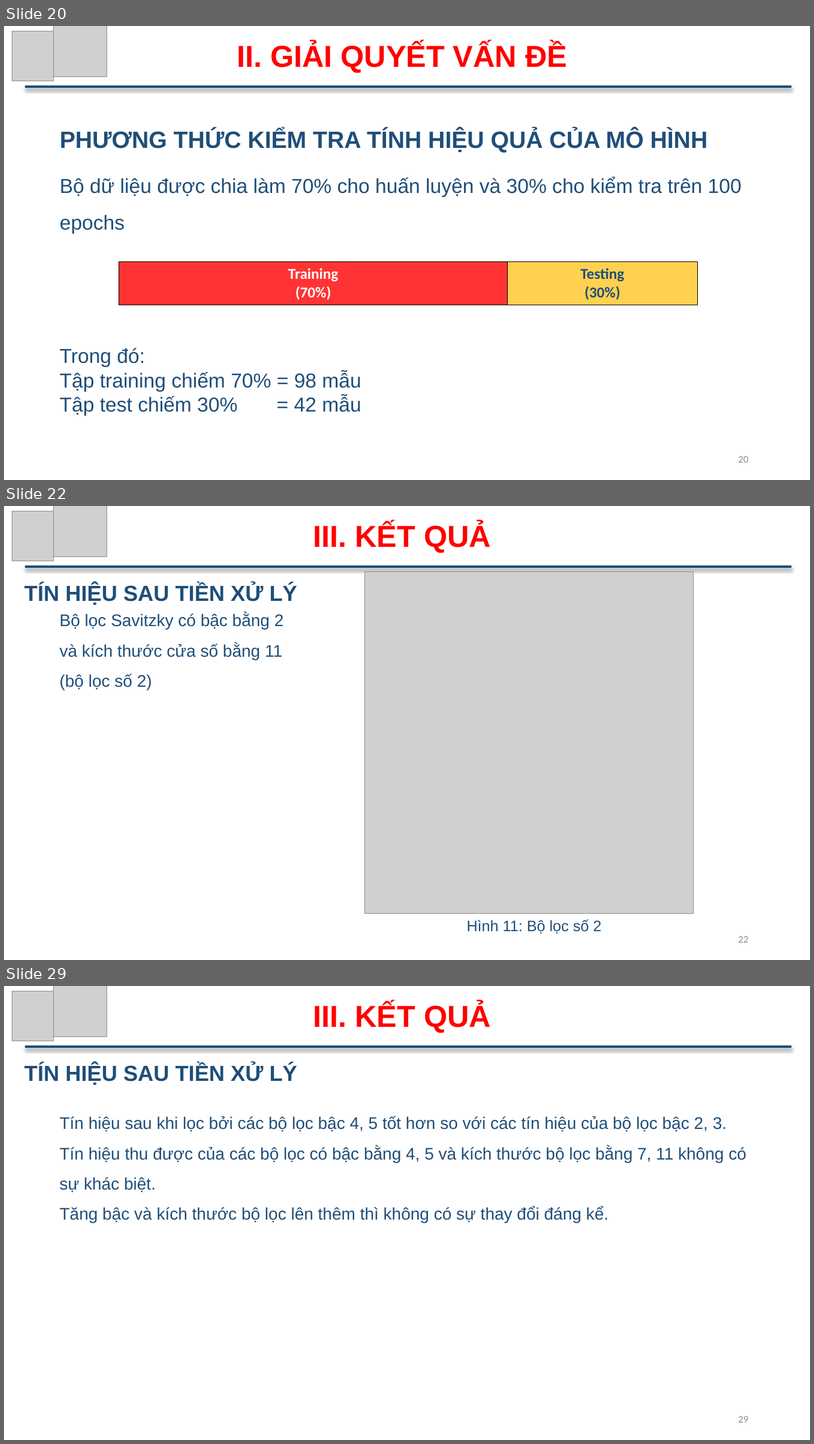
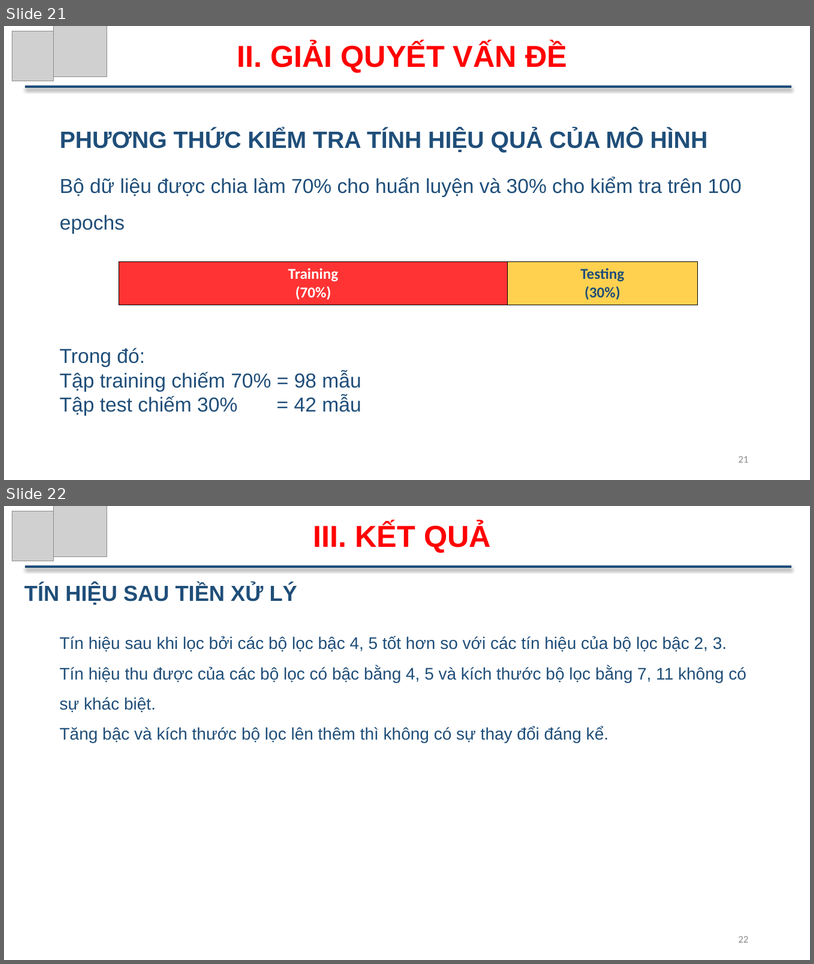
Before and after one commit to ThuTrongNguyen/Thesis, a slide deck: SlideBaoCao_NguyenTrongThu.pptx. Shown one above the other, each under a label of ours: slides 20, 22 and 29 before the commit, slides 21 and 22 after it; the slides between them are not shown. The pictures are 814x1444 and 814x964 pixels, drawn with LibreOffice and Linux fonts; fonts in the diff are those of the drawing; grey boxes stand for pictures. Boxes give left, top, right and bottom in pixels: in the first picture for what was removed or moved away, otherwise in the second. Text is boxed around its words. In the diff, an @@ line names an element or a change of style, - is before the commit and + after.

```diff
--- a/SlideBaoCao_NguyenTrongThu.pptx
+++ b/SlideBaoCao_NguyenTrongThu.pptx
@@ slide 22 removed at [4, 506, 810, 960], background #FFFFFF @@
@@ picture removed at [12, 511, 54, 561] @@
@@ picture removed at [54, 506, 107, 557] @@
@@ text removed at [314, 523, 491, 553] @@
-III. KẾT QUẢ
@@ line removed from (25, 567) to (792, 567) @@
@@ picture removed at [365, 572, 694, 914] @@
@@ text removed at [24, 584, 297, 605] @@
-TÍN HIỆU SAU TIỀN XỬ LÝ
@@ text removed at [60, 613, 284, 690] @@
-Bộ lọc Savitzky có bậc bằng 2 và kích thước cửa số bằng 11 (bộ lọc số 2)
@@ text removed at [467, 919, 602, 933] @@
-Hình 11: Bộ lọc số 2
@@ page number removed at [738, 936, 749, 942] @@
-22
@@ what was slide 20 is now slide 21 @@
@@ page number at [738, 456, 749, 462]: text changed @@
-20
+21
@@ what was slide 29 is now slide 22 @@
@@ page number at [738, 936, 749, 942]: text changed @@
-29
+22
```
Also in this commit, not shown: 2 slides changed, 6 other slides removed, 1 other file.
